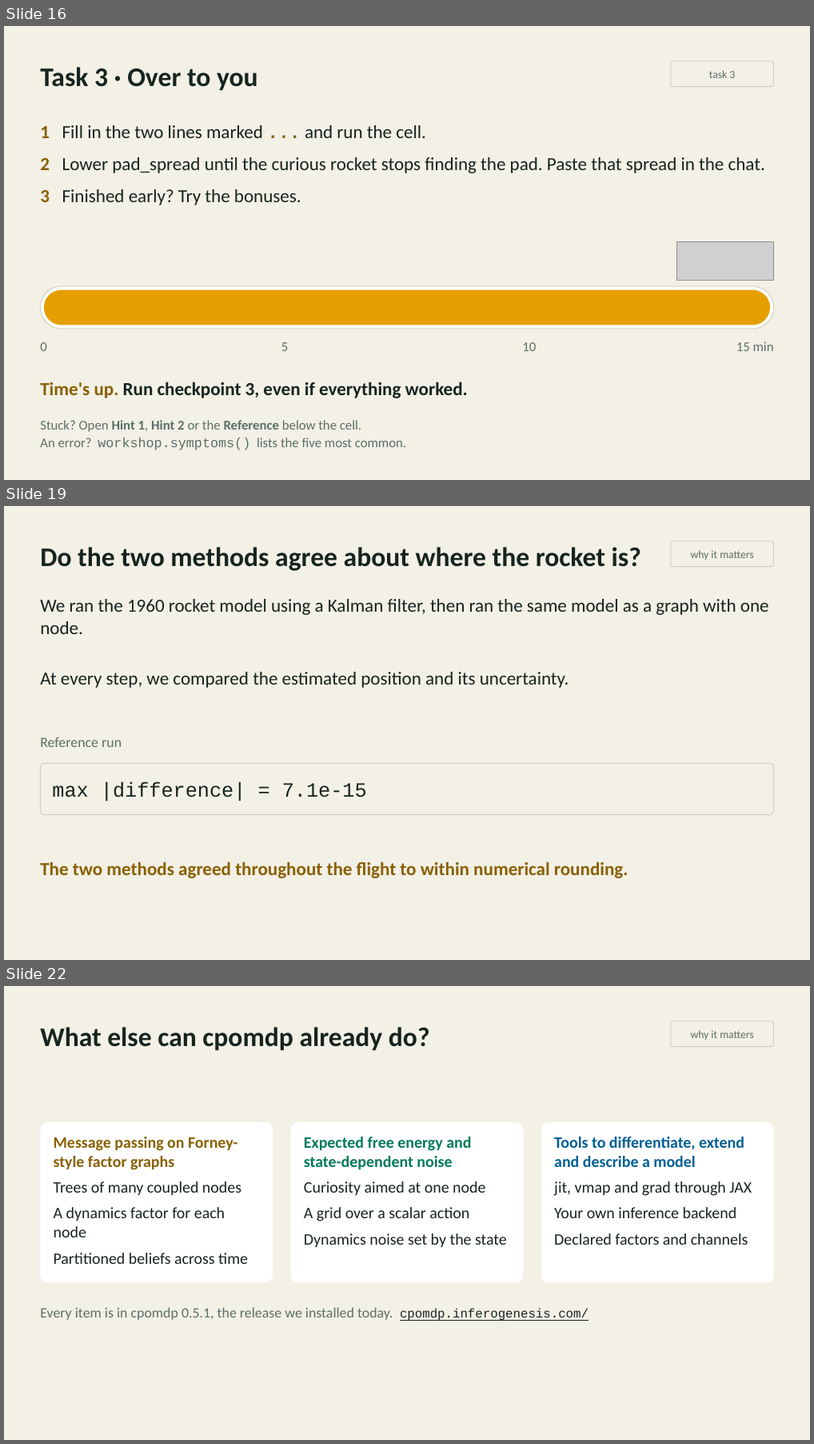
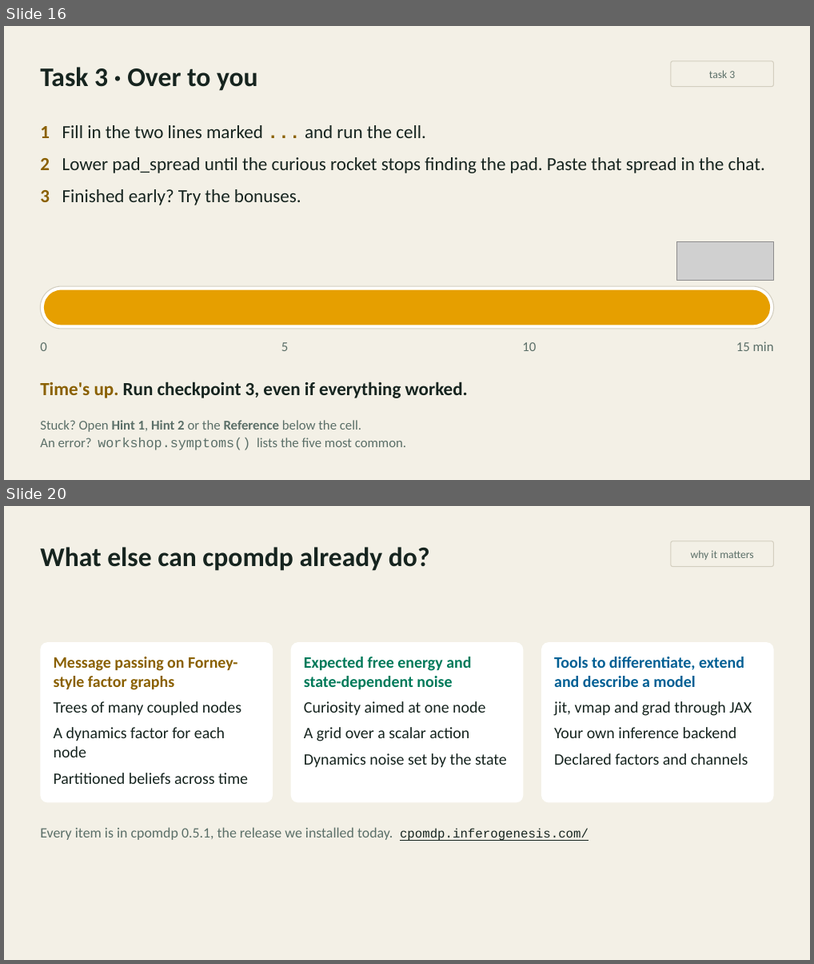
Before and after one commit to inferogenesis/cpomdp-workshop, a slide deck: deck/cpomdp_symposium_2026.pptx. Shown one above the other, each under a label of ours: slides 16, 19 and 22 before the commit, slides 16 and 20 after it; the slides between them are not shown. The pictures are 814x1444 and 814x964 pixels, drawn with LibreOffice and Linux fonts; fonts in the diff are those of the drawing; grey boxes stand for pictures. Boxes give left, top, right and bottom in pixels: in the first picture for what was removed or moved away, otherwise in the second. Text is boxed around its words. In the diff, an @@ line names an element or a change of style, - is before the commit and + after.

```diff
--- a/deck/cpomdp_symposium_2026.pptx
+++ b/deck/cpomdp_symposium_2026.pptx
@@ slide 19 removed at <box>4,506,810,960</box>, background #F3F0E6 @@
@@ text removed at <box>40,547,642,571</box> @@
-Do the two methods agree about where the rocket is?
@@ rounded rectangle removed at <box>671,541,774,567</box> @@
-why it matters
@@ text removed at <box>40,599,770,634</box> @@
-We ran the 1960 rocket model using a Kalman filter, then ran the same model as a graph with one node.
@@ text removed at <box>40,672,570,688</box> @@
-At every step, we compared the estimated position and its uncertainty.
@@ text removed at <box>40,737,122,747</box> @@
-Reference run
@@ rounded rectangle removed at <box>40,763,774,815</box> @@
-max |difference| = 7.1e-15
@@ text removed at <box>40,861,629,878</box> @@
-The two methods agreed throughout the flight to within numerical rounding.
@@ what was slide 22 is now slide 20 @@
```
Also in this commit, not shown: 3 slides changed, 1 other slide removed, 2 other files.
